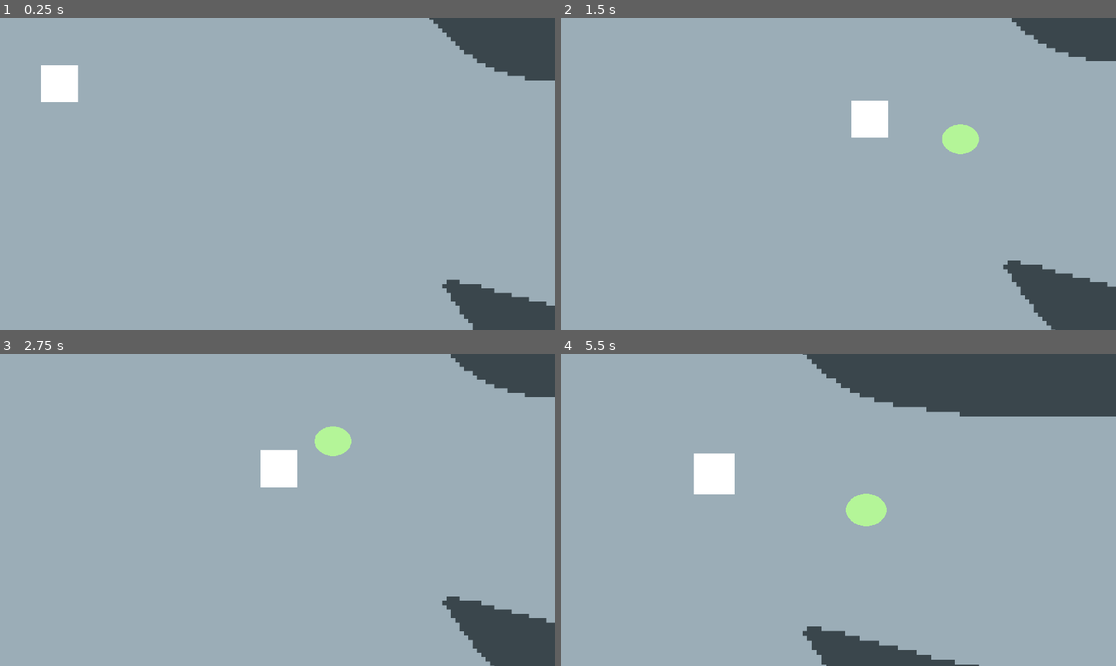
Above: before the commit, frames 1-4 (two rows, left to right).
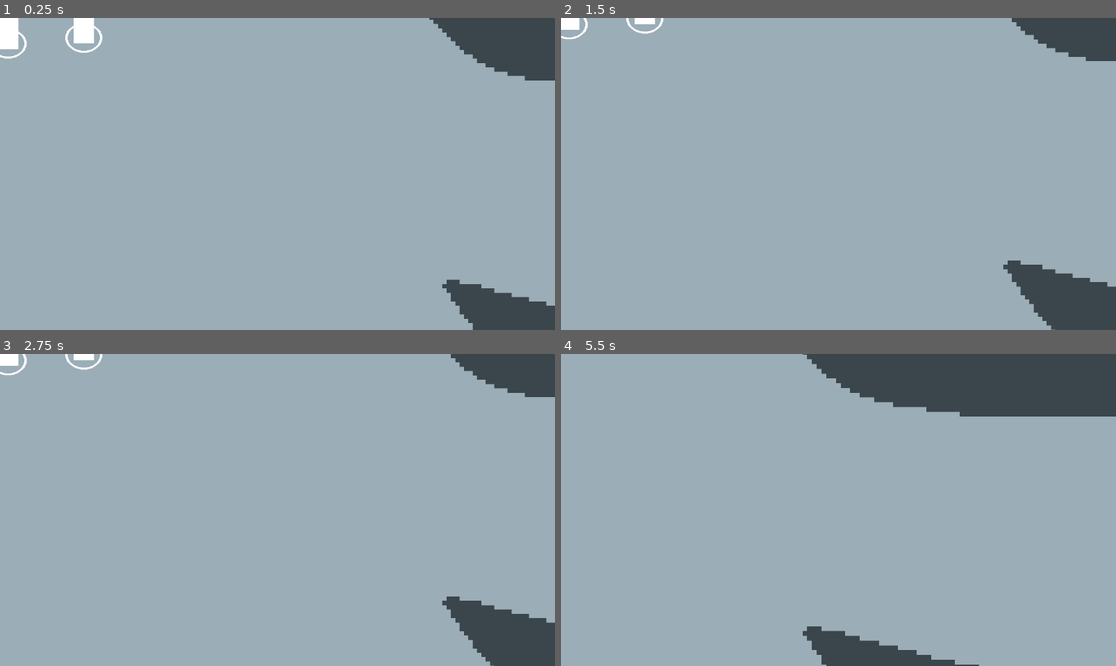
Above: after the commit, the same moments.

Repository: doccsoccs/SupernovaCRPG
Game: Godot game, scene res://Test Scenes/test_scene.tscn
Same seed, same stepped clock (60 frames per second), same inputs: the game is played once before the commit and once after it.
Inputs (mouse positions are in pixels of both pictures, inside the frame that each line leads up to):
- Up to frame 1 (0.25 s): no input
- Up to frame 2 (1.5 s): tap Enter at 0.5 s; move the mouse to (960, 158) at 0.52 s; click (960, 158) at 0.6 s; move the mouse to (727, 189) at 1.27 s; tap S (CameraDown) at 1.35 s
- Up to frame 3 (2.75 s): click (166, 525) at 1.55 s; move the mouse to (333, 441) at 2.02 s; tap Middle mouse button (CameraDrag) at 2.1 s; click (333, 441) at 2.3 s
- Up to frame 4 (5.5 s): move the mouse to (810, 572) at 2.77 s; tap A (CameraLeft) at 2.85 s; click (810, 572) at 3.05 s; move the mouse to (1005, 556) at 3.52 s; hold D (CameraRight) 3.53-4.28 s; click (1005, 556) at 3.8 s; move the mouse to (672, 463) at 4.27 s; tap W (CameraUp) at 4.35 s; click (672, 463) at 4.55 s; move the mouse to (866, 510) at 5.02 s; tap Mouse wheel up (CameraZoomIn) at 5.1 s; click (866, 510) at 5.3 s

The runs differ from the first frame. In frame 1, 1.6% of the frame differs, in the area x 0-19%, y 0-27%; in frame 2, 1.6%; in frame 3, 1.6%, in the area x 0-64%, y 0-43%; in frame 4, 1.6%.

Commit message:
dragging is now closer to 1:1 with how the player drags the camera, player characters now own and control movement flags, basic collision added

Diff:
--- a/Game/Cameras/map_camera.gd
+++ b/Game/Cameras/map_camera.gd
@@ -48,8 +48,8 @@
 		dragging = false
 	if dragging:
 		current_mouse_pos = get_local_mouse_position()
-		direction = (prev_mouse_pos - current_mouse_pos).normalized()
-		drag_mult = prev_mouse_pos.distance_to(current_mouse_pos) / 10
+		var drag_vector = prev_mouse_pos - current_mouse_pos
+		position += drag_vector*2
 		prev_mouse_pos = current_mouse_pos
 
 	# Keyboard Screen Movement Input
@@ -78,7 +78,6 @@
 
 	# Movement
 	velocity += direction * move_speed * delta * (1 / zoom.x)
-	velocity += direction * drag_speed * delta * drag_mult * (0.5 / zoom.x)
 	position += velocity
 
 	# Reset Vectors
--- a/Game/Cameras/map_camera.tscn
+++ b/Game/Cameras/map_camera.tscn
@@ -3,16 +3,16 @@
 [ext_resource type="Script" path="res://Cameras/map_camera.gd" id="1_o7ete"]
 
 [sub_resource type="RectangleShape2D" id="RectangleShape2D_dk5cl"]
-size = Vector2(1920, 50)
+size = Vector2(1970, 55)
 
 [sub_resource type="RectangleShape2D" id="RectangleShape2D_i6qw4"]
-size = Vector2(1920, 50)
+size = Vector2(1970, 55)
 
 [sub_resource type="RectangleShape2D" id="RectangleShape2D_vli1u"]
-size = Vector2(50, 1080)
+size = Vector2(55, 1130)
 
 [sub_resource type="RectangleShape2D" id="RectangleShape2D_t7j1b"]
-size = Vector2(50, 1080)
+size = Vector2(55, 1130)
 
 [node name="MapCamera" type="Camera2D"]
 script = ExtResource("1_o7ete")
--- a/Game/Prefabs/Icons/MoveFlag.tscn
+++ b/Game/Prefabs/Icons/MoveFlag.tscn
@@ -3,6 +3,7 @@
 [ext_resource type="Texture2D" uid="uid://crts6xivjrutq" path="res://Sprites/Placeholders/circle.png" id="1_e1yme"]
 
 [node name="MoveFlag" type="Node2D"]
+visible = false
 
 [node name="Sprite2D" type="Sprite2D" parent="."]
 modulate = Color(0.705882, 0.960784, 0.596078, 1)
--- a/Game/Prefabs/PlayerCharacters/party_controller.gd
+++ b/Game/Prefabs/PlayerCharacters/party_controller.gd
@@ -4,32 +4,45 @@
 signal arrive_at_flag
 
 var party_members : Array[Character]
-
-# TEST PLAYER
-@onready var player = $Player
-@onready var move_flag = $MoveFlag
+@onready var player_characters = $PlayerCharacters
+var pc_count : int = 0
+var mf_count : int = 0
 
 # Party Movement
+var any_selected : bool = false
 var move_flag_pos : Vector2 = Vector2.ZERO
 var active_move_flag : bool = false
 
 # Called when the node enters the scene tree for the first time.
 func _ready():
-	party_members.append(player)
+	for pc in player_characters.get_children():
+		party_members.append(pc)
+	pc_count = party_members.size()
+	mf_count = pc_count
+
+	# Connect Signals
 	arrive_at_flag.connect(_cancel_flag)
 
 # Called every frame. 'delta' is the elapsed time since the previous frame.
 func _process(delta):
+	# Check to see if any player characters are actively selected
+	for p in party_members:
+		if p.selected:
+			any_selected = true
+			break
+		else:
+			any_selected = false
+
+	# After the player has clicked to move any selected characters
+	# they will move towards the position of the move flag
 	if active_move_flag:
-		move_flag.visible = true
-		move_flag.position = move_flag_pos
 		for p in party_members:
-			p.move_to(move_flag_pos, delta)
-	else:
-		move_flag.visible = false
+			if p.selected:
+				p.move_to(move_flag_pos, delta)
 
 func _physics_process(_delta):
-	if Input.is_action_just_pressed("Select"):
+	# LMB to Move Selected Character(s) to the clicked position
+	if Input.is_action_just_pressed("Select") and any_selected:
 		move_flag_pos = get_local_mouse_position()
 		active_move_flag = true
 
--- a/Game/Prefabs/PlayerCharacters/party_controller.tscn
+++ b/Game/Prefabs/PlayerCharacters/party_controller.tscn
@@ -1,14 +1,20 @@
-[gd_scene load_steps=4 format=3 uid="uid://b1l070yg8ba2j"]
+[gd_scene load_steps=3 format=3 uid="uid://b1l070yg8ba2j"]
 
 [ext_resource type="Script" path="res://Prefabs/PlayerCharacters/party_controller.gd" id="1_cy3r4"]
 [ext_resource type="PackedScene" uid="uid://4c2lm3b10nkk" path="res://Prefabs/PlayerCharacters/player.tscn" id="1_eexi7"]
-[ext_resource type="PackedScene" uid="uid://isngwtgme5rj" path="res://Prefabs/Icons/MoveFlag.tscn" id="2_83218"]
 
 [node name="PartyController" type="Node2D"]
 script = ExtResource("1_cy3r4")
 
-[node name="MoveFlag" parent="." instance=ExtResource("2_83218")]
-visible = false
+[node name="PlayerCharacters" type="Node2D" parent="."]
 
-[node name="Player" parent="." instance=ExtResource("1_eexi7")]
-position = Vector2(326, 326)
+[node name="Player" parent="PlayerCharacters" instance=ExtResource("1_eexi7")]
+
+[node name="Player2" parent="PlayerCharacters" instance=ExtResource("1_eexi7")]
+position = Vector2(410, 168)
+
+[node name="Player3" parent="PlayerCharacters" instance=ExtResource("1_eexi7")]
+position = Vector2(148, 188)
+
+[node name="Player4" parent="PlayerCharacters" instance=ExtResource("1_eexi7")]
+position = Vector2(-177, 82)
--- a/Game/Prefabs/PlayerCharacters/player.gd
+++ b/Game/Prefabs/PlayerCharacters/player.gd
@@ -3,7 +3,27 @@
 
 @export var move_speed : float = 1000.0
 var direction : Vector2 = Vector2.ZERO
-var min_dist : Vector2 = Vector2(10, 10)
+var min_dist : float = 8.2
+
+var selected : bool = false
+var hovering : bool = false
+
+@onready var move_flag = $MoveFlag
+@onready var anim_player = $AnimationPlayer
+
+func _process(_delta):
+	# LMB to select a PC
+	if hovering and Input.is_action_just_pressed("Select"):
+		selected = true
+
+	# Selected VS Base Anim
+	if selected:
+		anim_player.play("selected")
+	else:
+		anim_player.play("base")
+
+func _physics_process(delta):
+	move_and_slide()
 
 func move_to(target_pos : Vector2, delta):
 	direction = (target_pos - position).normalized()
@@ -11,6 +31,16 @@
 	position += velocity
 	velocity = Vector2.ZERO
 
+	# Show Move Flag at target position
+	move_flag.visible = true
+	move_flag.position = target_pos - position
+
 	# Once reaches target...
-	if position - target_pos < min_dist and position - target_pos > -min_dist:
+	if position.distance_to(target_pos) < min_dist:
+		move_flag.visible = false # hide move flag
 		owner.arrive_at_flag.emit()
+
+func _on_hover():
+	hovering = true
+func _on_stop_hover():
+	hovering = false
--- a/Game/Prefabs/PlayerCharacters/player.tscn
+++ b/Game/Prefabs/PlayerCharacters/player.tscn
@@ -1,20 +1,113 @@
-[gd_scene load_steps=4 format=3 uid="uid://4c2lm3b10nkk"]
+[gd_scene load_steps=11 format=3 uid="uid://4c2lm3b10nkk"]
 
 [ext_resource type="Texture2D" uid="uid://58v6bixht213" path="res://Sprites/Placeholders/square.png" id="1_2llpe"]
 [ext_resource type="Script" path="res://Prefabs/PlayerCharacters/player.gd" id="1_4woq1"]
+[ext_resource type="PackedScene" uid="uid://isngwtgme5rj" path="res://Prefabs/Icons/MoveFlag.tscn" id="2_cy3g6"]
+[ext_resource type="Texture2D" uid="uid://cn167ags52cqp" path="res://Sprites/Placeholders/opencircle.png" id="3_prmun"]
 
-[sub_resource type="CircleShape2D" id="CircleShape2D_f5y62"]
-radius = 38.71
+[sub_resource type="CapsuleShape2D" id="CapsuleShape2D_2ekir"]
+radius = 52.0
+height = 132.0
+
+[sub_resource type="CapsuleShape2D" id="CapsuleShape2D_canrr"]
+radius = 52.0
+height = 132.0
+
+[sub_resource type="Animation" id="Animation_2xfi2"]
+length = 0.001
+tracks/0/type = "value"
+tracks/0/imported = false
+tracks/0/enabled = true
+tracks/0/path = NodePath("CharacterSprite:modulate")
+tracks/0/interp = 1
+tracks/0/loop_wrap = true
+tracks/0/keys = {
+"times": PackedFloat32Array(0),
+"transitions": PackedFloat32Array(1),
+"update": 0,
+"values": [Color(0.501961, 1, 0.0823529, 1)]
+}
+
+[sub_resource type="Animation" id="Animation_xc2t6"]
+resource_name = "base"
+length = 0.1
+tracks/0/type = "value"
+tracks/0/imported = false
+tracks/0/enabled = true
+tracks/0/path = NodePath("CharacterSprite:modulate")
+tracks/0/interp = 1
+tracks/0/loop_wrap = true
+tracks/0/keys = {
+"times": PackedFloat32Array(0),
+"transitions": PackedFloat32Array(1),
+"update": 0,
+"values": [Color(1, 1, 1, 1)]
+}
+
+[sub_resource type="Animation" id="Animation_qkxg6"]
+resource_name = "selected"
+length = 0.1
+tracks/0/type = "value"
+tracks/0/imported = false
+tracks/0/enabled = true
+tracks/0/path = NodePath("CharacterSprite:modulate")
+tracks/0/interp = 1
+tracks/0/loop_wrap = true
+tracks/0/keys = {
+"times": PackedFloat32Array(0),
+"transitions": PackedFloat32Array(1),
+"update": 0,
+"values": [Color(0.501961, 1, 0.0823529, 1)]
+}
+
+[sub_resource type="AnimationLibrary" id="AnimationLibrary_m0035"]
+_data = {
+"RESET": SubResource("Animation_2xfi2"),
+"base": SubResource("Animation_xc2t6"),
+"selected": SubResource("Animation_qkxg6")
+}
 
 [node name="Player" type="CharacterBody2D"]
 process_mode = 1
+z_index = 1
+collision_layer = 2
+collision_mask = 3
+motion_mode = 1
 slide_on_ceiling = false
 floor_stop_on_slope = false
 floor_block_on_wall = false
 script = ExtResource("1_4woq1")
 
-[node name="Sprite2D" type="Sprite2D" parent="."]
+[node name="MoveFlag" parent="." instance=ExtResource("2_cy3g6")]
+
+[node name="SelectCircle" type="Sprite2D" parent="."]
+scale = Vector2(1, 0.8)
+texture = ExtResource("3_prmun")
+
+[node name="CharacterSprite" type="Sprite2D" parent="."]
+modulate = Color(0.501961, 1, 0.0823529, 1)
+position = Vector2(0, -45)
+scale = Vector2(0.5625, 1)
 texture = ExtResource("1_2llpe")
 
-[node name="CollisionShape2D" type="CollisionShape2D" parent="."]
-shape = SubResource("CircleShape2D_f5y62")
+[node name="SelectArea" type="Area2D" parent="."]
+collision_layer = 8
+collision_mask = 0
+
+[node name="CollisionShape2D" type="CollisionShape2D" parent="SelectArea"]
+rotation = 1.5708
+shape = SubResource("CapsuleShape2D_2ekir")
+debug_color = Color(0.423529, 0.894118, 1, 0.419608)
+
+[node name="HitBox" type="CollisionShape2D" parent="."]
+rotation = 1.5708
+shape = SubResource("CapsuleShape2D_canrr")
+debug_color = Color(0.380392, 0.517647, 0.862745, 0.419608)
+
+[node name="AnimationPlayer" type="AnimationPlayer" parent="."]
+libraries = {
+"": SubResource("AnimationLibrary_m0035")
+}
+
+[connection signal="mouse_entered" from="SelectArea" to="." method="_on_hover"]
+[connection signal="mouse_exited" from="SelectArea" to="." method="_on_stop_hover"]
--- a/Game/project.godot
+++ b/Game/project.godot
@@ -73,6 +73,12 @@
 ]
 }
 
+[layer_names]
+
+2d_physics/layer_1="World"
+2d_physics/layer_2="PlayerCharacters"
+2d_physics/layer_4="Selectable"
+
 [rendering]
 
 textures/canvas_textures/default_texture_filter=0
Binary file added: Game/Sprites/Placeholders/opencircle.png
Not shown, added: Game/Sprites/Placeholders/opencircle.png.import
